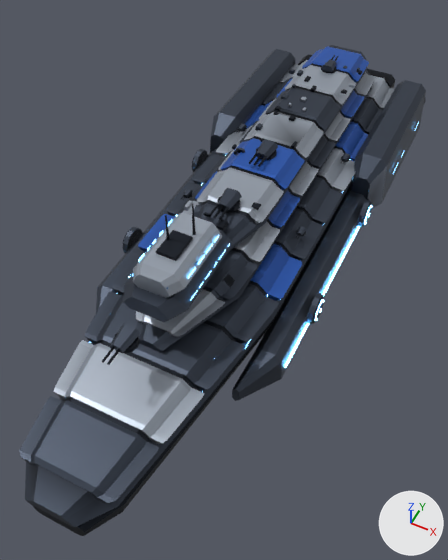
The glTF model models/cruiser.glb, before and after one commit.
Rendered twice from a 50 mm camera at (59.0, -131.0, 134.0) aimed at (2.0, -18.0, -6.0). Arrows for +X, +Y and +Z are at lower right; the lights stay in place. The picture after the commit comes second. Where no turn or scale is listed for an object, it has been applied to the vertices. Vertices at exactly the same position are counted once.

In view in the first picture: 'hull_cruiser.001'.
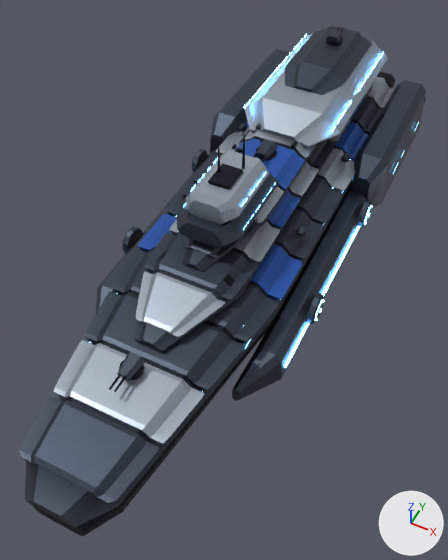
Where the newer file only moved an object's origin or applied its transform, the numbers keep the older frame.

Boxes [x1, y1, x2, y2] around the edits, measured in the pictures (448 x 560 px; the box of a moved part takes in the faces that stretch with it):
'hull_cruiser.001', reshaped
    before: [20, 45, 426, 536]
    after: [20, 26, 426, 536]
part 1 of me_hull_cruiser, moved or reshaped
    before: [124, 229, 234, 322]
    after: [176, 171, 279, 248]
part 2 of me_hull_cruiser, moved or reshaped
    before: [110, 324, 141, 353]
    after: [117, 352, 145, 380]
part 3 of me_hull_cruiser, moved or reshaped
    before: [321, 59, 336, 72]
    after: [326, 31, 342, 43]
part 4 of me_hull_cruiser, moved or reshaped
    before: [133, 212, 222, 298]
    after: [186, 150, 269, 225]
part 5 of me_hull_cruiser, moved or reshaped
    before: [192, 204, 196, 235]
    after: [217, 145, 220, 172]
part 6 of me_hull_cruiser, moved or reshaped
    before: [165, 215, 170, 240]
    after: [242, 135, 245, 169]
part 7 of me_hull_cruiser, moved or reshaped
    before: [156, 230, 193, 261]
    after: [208, 164, 243, 190]
part 8 of me_hull_cruiser, moved or reshaped
    before: [112, 332, 140, 353]
    after: [119, 360, 145, 381]
part 9 of me_hull_cruiser, moved or reshaped
    before: [102, 346, 115, 363]
    after: [109, 374, 121, 390]
part 10 of me_hull_cruiser, moved or reshaped
    before: [107, 348, 120, 365]
    after: [114, 376, 126, 393]
part 11 of me_hull_cruiser, moved or reshaped
    before: [322, 66, 336, 73]
    after: [326, 38, 342, 46]
part 12 of me_hull_cruiser, deleted
    before: [129, 184, 268, 359]
part 13 of me_hull_cruiser, built on
    after: [244, 26, 388, 148]
part 14 of me_hull_cruiser, built on
    before: [209, 197, 240, 220]
    after: [202, 157, 254, 219]
part 15 of me_hull_cruiser, recoloured
    before: [121, 45, 379, 366]
    after: [121, 79, 379, 366]

The change in detail:
me_hull_cruiser is used by ob_hull_cruiser_001; location (0.0, 2.9, 10.2).
me_hull_cruiser had 3412 vertices, 5660 faces and spanned x -34.0..34.0, y -103.0..103.0, z -26.0..26.0.
me_hull_cruiser now has 3512 vertices, 5790 faces and spans x -34.0..34.0, y -103.0..103.0, z -26.0..28.0.
me_hull_cruiser part 1: the loose piece of 24 vertices spanning x -9.0..9.0, y -58.0..-28.0, z 6.0..11.0 is moved by (0.0, 28.0, 0.0).
me_hull_cruiser part 2: the loose piece of 16 vertices spanning x -3.0..3.0, y -71.0..-64.0, z 8.0..10.0 is moved by (0.0, 0.0, -11.0).
me_hull_cruiser part 3: the loose piece of 16 vertices spanning x -2.0..2.0, y 67.0..72.0, z 8.0..9.0 is moved by (0.0, 2.0, 10.0).
me_hull_cruiser part 4: the loose piece of 24 vertices spanning x -7.0..7.0, y -55.0..-31.0, z 11.0..16.0 is moved by (0.0, 28.0, 1.0).
me_hull_cruiser part 5: the loose piece of 12 vertices spanning x 2.0..3.0, y -37.0..-36.0, z 16.0..26.0 is moved by (-5.0, 23.0, 1.0).
me_hull_cruiser part 6: the loose piece of 12 vertices spanning x -3.0..-2.0, y -43.0..-42.0, z 16.0..25.0 is moved by (5.0, 33.0, 2.0).
me_hull_cruiser part 7: the loose piece of 16 vertices spanning x -3.0..3.0, y -47.0..-39.0, z 16.0..17.0 is moved by (0.0, 28.0, 1.0).
me_hull_cruiser part 8: the loose piece of 20 vertices spanning x -3.0..3.0, y -70.0..-64.0, z 6.0..8.0 is moved by (0.0, 0.0, -11.0).
me_hull_cruiser part 9: the loose piece of 12 vertices spanning x -1.0..0.0, y -75.0..-70.0, z 8.0..9.0 is moved by (0.0, 0.0, -11.0).
me_hull_cruiser part 10: the loose piece of 12 vertices spanning x 0.0..1.0, y -75.0..-70.0, z 8.0..9.0 is moved by (0.0, 0.0, -11.0).
me_hull_cruiser part 11: the loose piece of 20 vertices spanning x -3.0..3.0, y 66.0..72.0, z 6.0..8.0 is moved by (0.0, 2.0, 10.0).
me_hull_cruiser part 12: 19 loose pieces with 80 vertices, spanning x -20.0..20.0, y -53.0..73.0, z -9.0..14.0, are deleted.
me_hull_cruiser part 13: 2 vertices moved from x 6.0..20.0, y 18.0..23.0, z -9.0..7.0 to x 6.0..20.0, y 23.0..33.0, z -8.0..7.0; 1 vertex removed from x 20.0, y 18.0, z -8.0; 157 vertices added at x -20.0..20.0, y 23.0..89.0, z -9.0..16.0.
me_hull_cruiser part 14: 4 vertices moved from x -1.0..1.0, y -22.0..-16.0, z 8.0..9.0 to x -1.0..1.0, y -22.0..-16.0, z 8.0; 14 vertices removed from x -3.0..3.0, y -22.0..-10.0, z 8.0..9.0; 38 vertices added at x -9.0..18.0, y -41.0..-1.0, z -9.0..15.0.
me_hull_cruiser part 15: 2088 kept faces spanning x -33.0..33.0, y -95.0..89.0, z -26.0..10.0 get new vertex colours.
Other edits to the shape of me_hull_cruiser do not show in these pictures.
